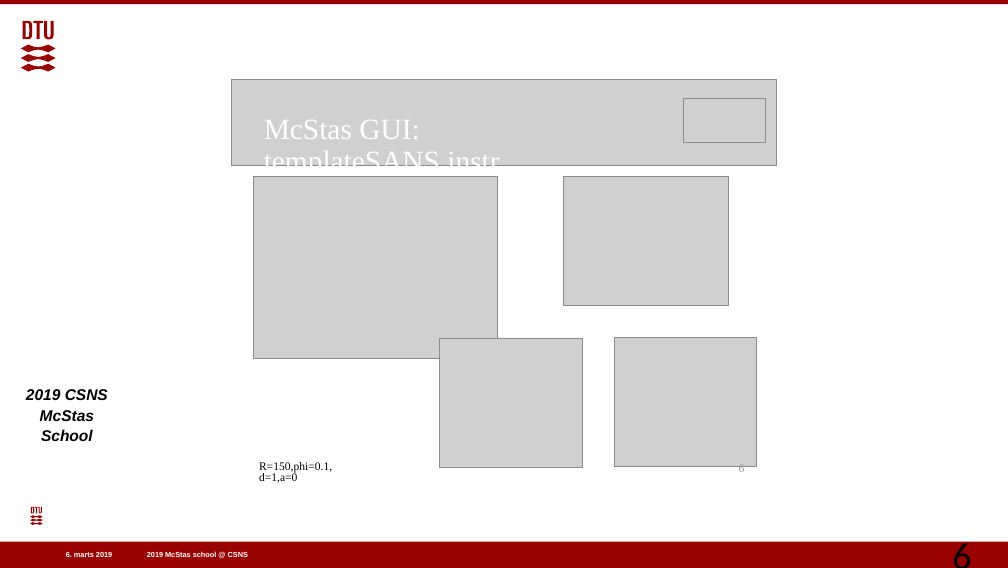
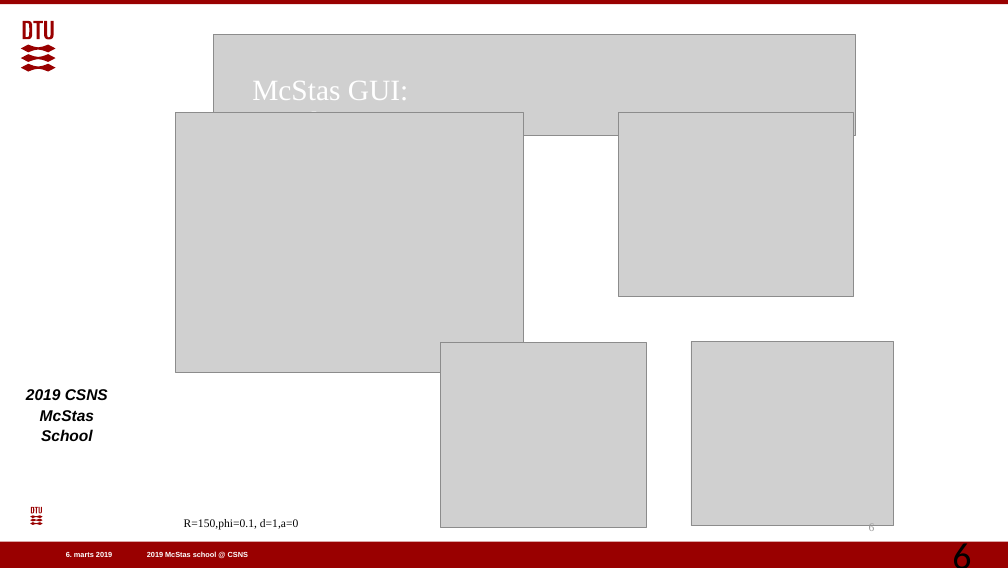
Before and after one commit to eddymaoui/Schools, a slide deck: slide 6 of CSNS_March_2019/5_Friday_March_29th/5_McStas-Mantid/McStas-Mantid.pptx. Drawn at 1008x568 pixels with LibreOffice and Linux fonts; fonts in the diff are those of the drawing; grey boxes stand for pictures; background and template pictures are left out. Boxes give left, top, right and bottom in pixels: in the first picture for what was removed or moved away, otherwise in the second. Text is boxed around its words. In the diff, an @@ line names an element or a change of style, - is before the commit and + after.

```diff
--- a/CSNS_March_2019/5_Friday_March_29th/5_McStas-Mantid/McStas-Mantid.pptx
+++ b/CSNS_March_2019/5_Friday_March_29th/5_McStas-Mantid/McStas-Mantid.pptx
@@ picture: place and size @@
-picture at <box>231,79,776,166</box>
+picture at <box>214,34,856,135</box>
@@ text "McStas GUI: templateSANS.instr" rewrapped from <box>264,120,500,177</box> to <box>252,81,488,113</box> @@
@@ picture: place and size @@
-picture at <box>253,176,496,358</box>
+picture at <box>176,113,524,372</box>
@@ picture: place and size @@
-picture at <box>564,176,729,305</box>
+picture at <box>618,113,854,297</box>
@@ picture removed at <box>683,98,765,142</box> @@
@@ picture: place and size @@
-picture at <box>439,338,583,467</box>
+picture at <box>441,343,646,527</box>
@@ picture: place and size @@
-picture at <box>614,337,757,465</box>
+picture at <box>691,341,894,525</box>
@@ text "R=150,phi=0.1, d=1,a=0" rewrapped from <box>259,462,332,483</box> to <box>184,519,298,530</box> @@
@@ text "6": place and size @@
-text "6" at <box>739,464,745,472</box>
+text "6" at <box>869,524,875,534</box>
```
Also in this commit, not shown: 18 other slides changed, 3 other files.
